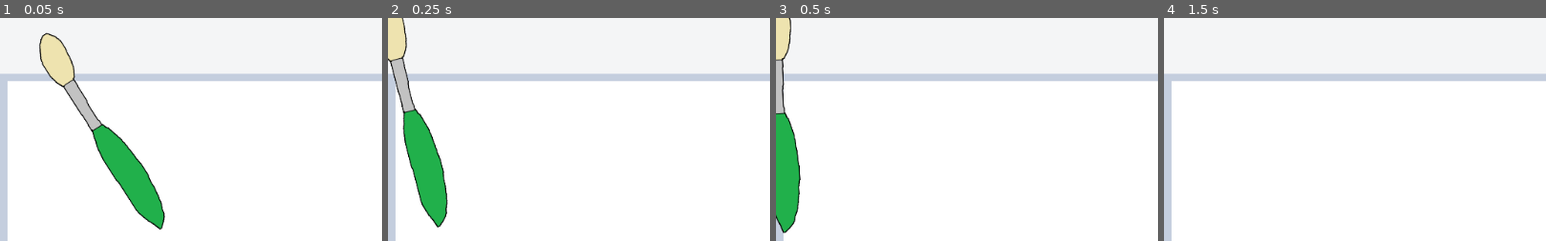
Above: before the commit, frames 1-4 (left to right).
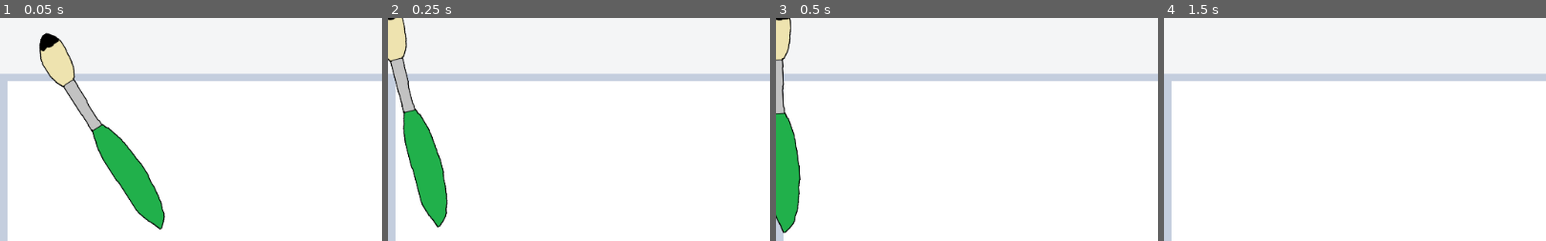
Above: after the commit, the same moments.

Repository: mariothedog/MS-Pain
Game: Godot game, scene res://Level/Level.tscn
Same seed, same stepped clock (60 frames per second), same inputs: the game is played once before the commit and once after it.
Inputs (mouse positions are % of the whole screen's width and height, from its top left):
- Up to frame 1 (0.05 s): no input
- Up to frame 2 (0.25 s): no input
- Up to frame 3 (0.5 s): no input
- Up to frame 4 (1.5 s): click (68, 3) at 0.5 s; click (71, 3) at 1.25 s
The pictures show only the part of the screen within x 0-50%, y 0-50%; the shares and areas given below are measured in that part.

The runs differ from the first frame. In frame 1, 0.3% of the frame differs, in the area x 10-16%, y 7-15%; in frame 2, less than 0.1%; in frame 3, less than 0.1%; in frame 4, nothing differs.

Commit message:
The default brush colour is now black.

Diff:
--- a/Brush/Brush.gd
+++ b/Brush/Brush.gd
@@ -1,4 +1,6 @@
 extends KinematicBody2D
+
+var brush_colour = Color(0, 0, 0, 1)
 
 var brush_textures = {
 	Color(0, 0, 0, 1) : preload("res://Brush/Art/Black Brush.png"),
@@ -32,5 +34,7 @@
 	position = lerp(position, target_position, 0.5)
 
 func change_colour(colour):
+	brush_colour = colour
+
 	var rounded_colour = Color(stepify(colour.r, 0.000001), stepify(colour.g, 0.000001), stepify(colour.b, 0.000001), 1)
 	$Sprite.texture = brush_textures[rounded_colour]
--- a/Brush/Brush.tscn
+++ b/Brush/Brush.tscn
@@ -1,7 +1,7 @@
 [gd_scene load_steps=3 format=2]
 
 [ext_resource path="res://Brush/Brush.gd" type="Script" id=1]
-[ext_resource path="res://Brush/Art/Brush.png" type="Texture" id=2]
+[ext_resource path="res://Brush/Art/Black Brush.png" type="Texture" id=2]
 
 [node name="Brush" type="KinematicBody2D"]
 script = ExtResource( 1 )
Binary file removed: Brush/Art/Brush.png
Not shown, removed: Brush/Art/Brush.png.import
